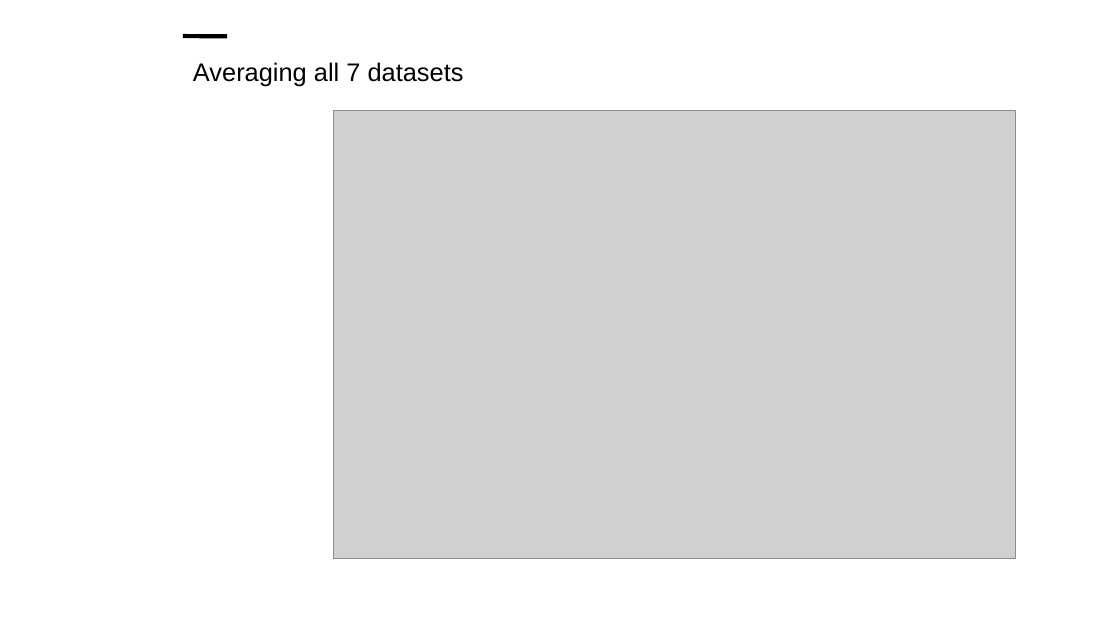
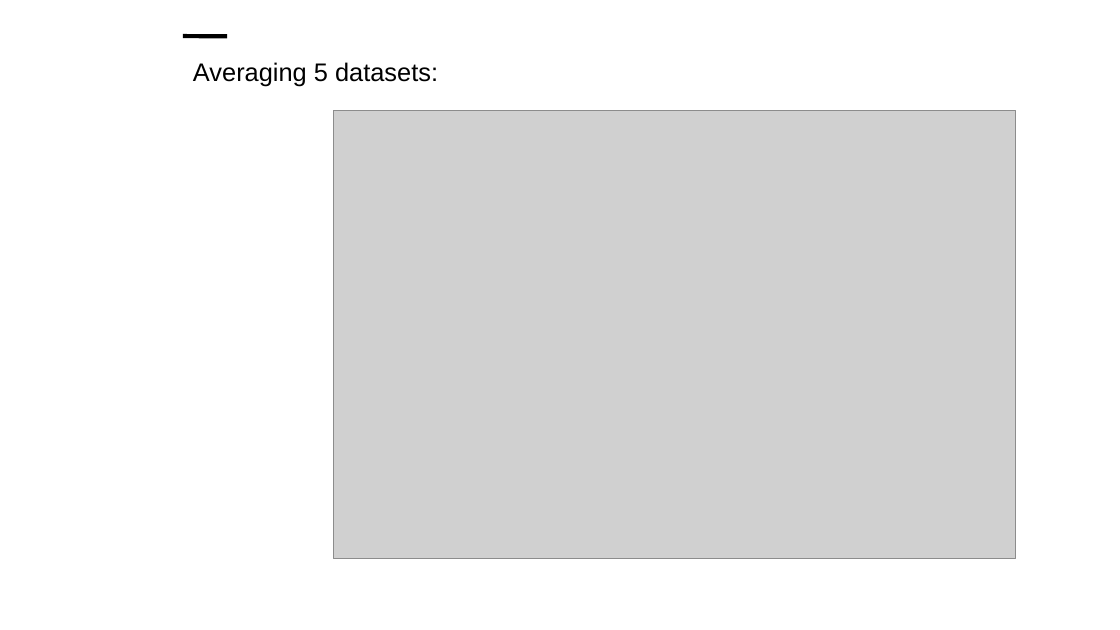
Before and after one commit to nepalaayush/thesis_new, a slide deck: slide 7 of slides_and_plots/datasets_1_6_new.odp. Drawn at 1120x630 pixels with LibreOffice and Linux fonts; fonts in the diff are those of the drawing; grey boxes stand for pictures; background and template pictures are left out. Boxes give left, top, right and bottom in pixels: in the first picture for what was removed or moved away, otherwise in the second. Text is boxed around its words. In the diff, an @@ line names an element or a change of style, - is before the commit and + after.

Commit message:
adding the averaging 5 datasets thing

```diff
--- a/slides_and_plots/datasets_1_6_new.odp
+++ b/slides_and_plots/datasets_1_6_new.odp
@@ text at box(193, 62, 438, 87): text changed @@
-Averaging all 7 datasets
+Averaging 5 datasets:
```
Also in this commit, not shown: 3 other files.
